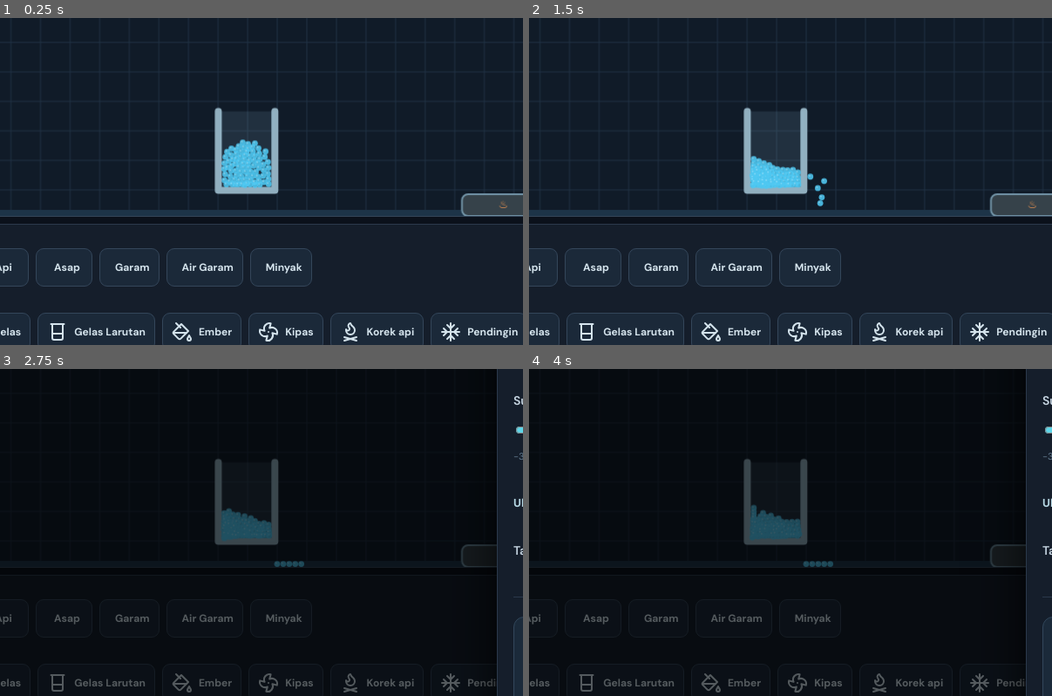
Above: before the commit, frames 1-4 (two rows, left to right).
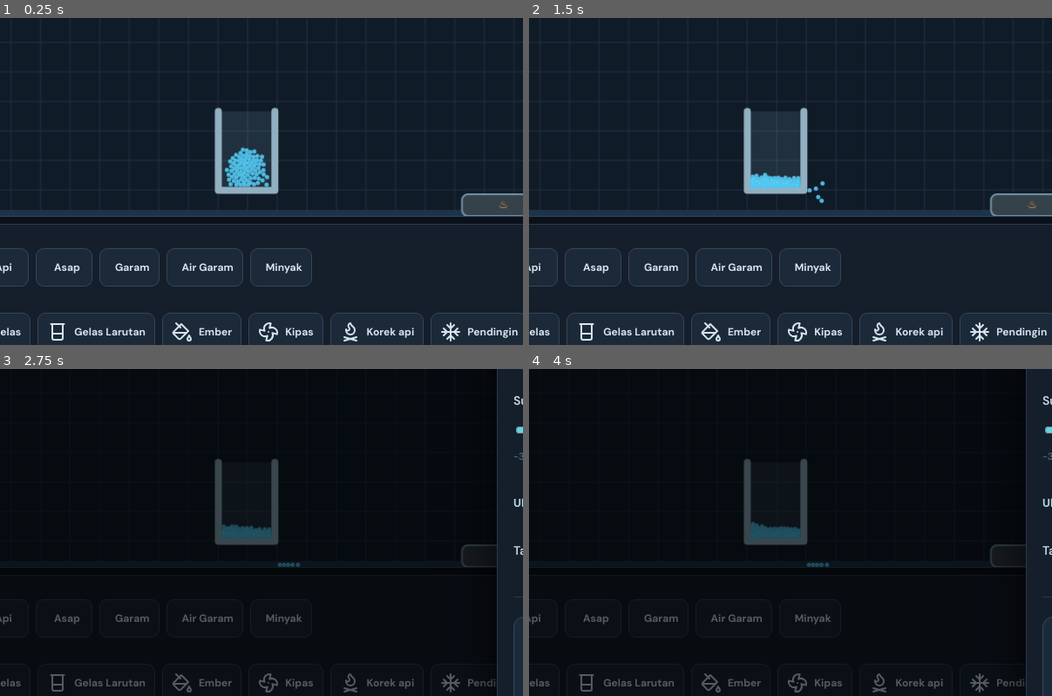
Above: after the commit, the same moments.

Repository: vexelkang-cell/gamepai
Game: browser game, page games/water-simulator/index.html
Two runs of this game, one before a commit and one after it. Both use one fixed random seed, a clock stepped at 60 frames per second and the inputs below.
Inputs (mouse positions are % of the whole screen's width and height, from its top left):
- Up to frame 1 (0.25 s): no input
- Up to frame 2 (1.5 s): click (50, 37) at 0.27 s; tap Space at 1.1 s
- Up to frame 3 (2.75 s): tap Space at 1.6, 2.1, 2.6 s; click "Pengaturan" at 2.02 s
- Up to frame 4 (4 s): tap Space at 3.1, 3.6 s
The pictures show only the part of the screen within x 22-72%, y 36-86%; the shares and areas given below are measured in that part.

The runs differ from the first frame. In frame 1, 0.8% of the frame differs, in the area x 42-52%, y 37-52%; in frame 2, 0.5%; in frame 3, 0.4%; in frame 4, 0.4%.

Commit message:
Reduce particle sizes for improved solid collision stability

Diff:
--- a/games/water-simulator/index.html
+++ b/games/water-simulator/index.html
@@ -152,8 +152,8 @@
   const equipment=['Kompor','Panci','Gelas','Gelas Larutan','Ember','Kipas','Korek api','Pendingin','Kaca','Pompa air','Selang','Keran air'];
   const icons={'Kompor':'flame','Panci':'cooking-pot','Gelas':'glass-water','Gelas Larutan':'beaker','Ember':'paint-bucket','Kipas':'fan','Korek api':'flame-kindling','Pendingin':'snowflake','Kaca':'panel-top','Pompa air':'droplets','Selang':'move-right','Keran air':'faucet'};
   const props={
-    'Air':{density:1,drag:.985,r:3.4},'Es':{density:.85,drag:.94,r:4.3},'Uap':{density:-.22,drag:.94,r:4.5},'Api':{density:-.8,drag:.92,r:4.2},'Asap':{density:-.45,drag:.95,r:4.6},
-    'Garam':{density:2,drag:.84,r:3},'Air Garam':{density:1.08,drag:.975,r:3.5},'Minyak':{density:.72,drag:.985,r:3.7}
+    'Air':{density:1,drag:.985,r:2.5},'Es':{density:.85,drag:.94,r:3.1},'Uap':{density:-.22,drag:.94,r:3.2},'Api':{density:-.8,drag:.92,r:3},'Asap':{density:-.45,drag:.95,r:3.2},
+    'Garam':{density:2,drag:.84,r:2.2},'Air Garam':{density:1.08,drag:.975,r:2.5},'Minyak':{density:.72,drag:.985,r:2.6}
   };
   let W=0,H=0,dpr=1,particles=[],objects=[],tool='spawn',chosen='Air',paused=false,selected=null,pointer=null,last=performance.now(),acc=0,frame=0;
   const pool=[],objectPool=[],colorByType=Object.fromEntries(materials),objectSizes={'Kompor':[95,25],'Panci':[106,72], …(189 unchanged characters)…
